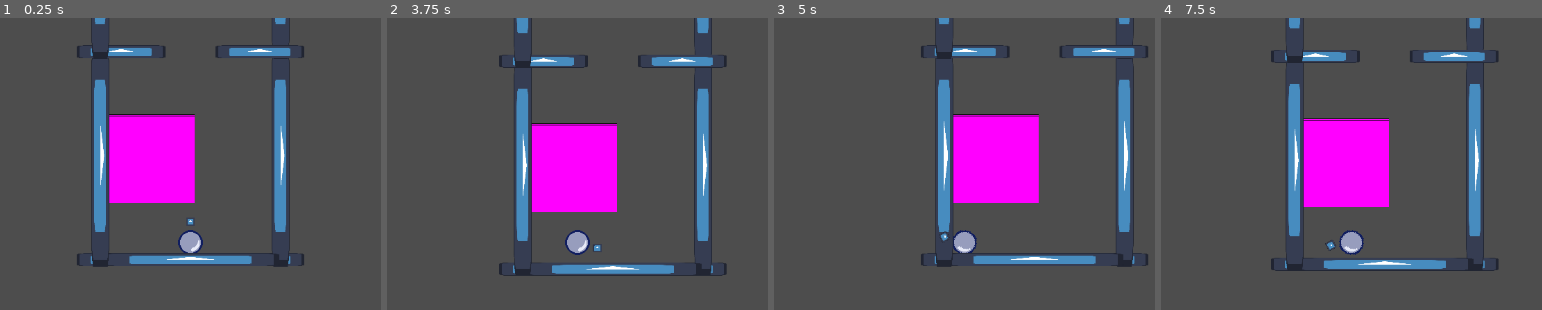
Above: before the commit, frames 1-4 (left to right).
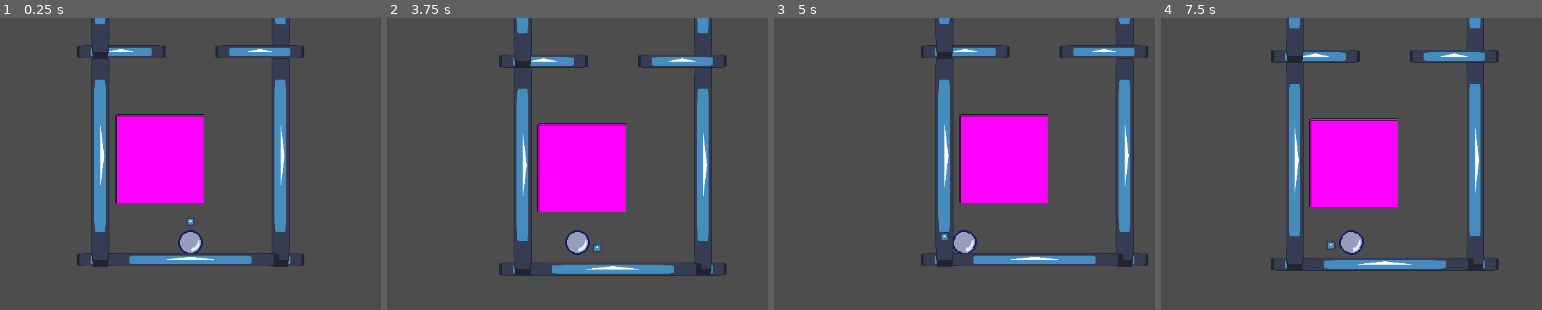
Above: after the commit, the same moments.

Repository: HjalteTagmose/Winball
Game: Godot game, scene res://scenes/TestScene.tscn
Two runs of this game, one before a commit and one after it. Both use one fixed random seed, a clock stepped at 60 frames per second and the inputs below. The engine's default icon, where the game draws it, is replaced by a stand-in: a white triangle on a blue panel in a dark square.
Inputs (mouse positions are in pixels of both pictures, inside the frame that each line leads up to):
- Up to frame 1 (0.25 s): no input
- Up to frame 2 (3.75 s): tap Enter (ui_accept) at 0.5, 0.77, 1.25, 1.52, 2, 2.75, 3.02, 3.5 s; move the mouse to (752, 219) at 0.52 s; tap S (aim_down) at 0.6 s; move the mouse to (417, 266) at 1.27 s; tap A (aim_left) at 1.35 s; move the mouse to (657, 143) at 2.02 s; tap D (aim_right) at 2.1 s; move the mouse to (outside the picture) at 2.77 s; tap W (aim_up) at 2.85 s; move the mouse to (outside the picture) at 3.52 s; tap Space (launch) at 3.6 s
- Up to frame 3 (5 s): tap Enter (ui_accept) at 3.77, 4.52 s; move the mouse to (outside the picture) at 4.27 s; tap S (aim_down) at 4.35 s
- Up to frame 4 (7.5 s): tap Enter (ui_accept) at 5, 6.02, 6.77 s; move the mouse to (1389, 242) at 5.02 s; tap A (aim_left) at 5.1 s; move the mouse to (1233, 128) at 5.77 s; tap D (aim_right) at 5.85 s; move the mouse to (1526, 219) at 6.52 s; tap W (aim_up) at 6.6 s; move the mouse to (1191, 266) at 7.27 s; tap Space (launch) at 7.35 s

The runs differ from the first frame. In frame 1, 1.4% of the frame differs, in the area x 28-54%, y 32-64%; in frame 2, 1.4%; in frame 3, 1.9%; in frame 4, 2.0%, in the area x 32-84%, y 0-85%.

Commit message:
fixed bumper in room

Diff:
--- a/prefabs/room.tscn
+++ b/prefabs/room.tscn
@@ -140,4 +140,4 @@
 debug_color = Color(0.969563, 0.0144444, 0.451239, 0.42)
 
 [node name="BasicBumper" parent="." instance=ExtResource("4_p3u21")]
-position = Vector2(-58, -146)
+position = Vector2(-45, -146)
Not shown: 1 places in prefabs/room.tscn that only renumber resources
